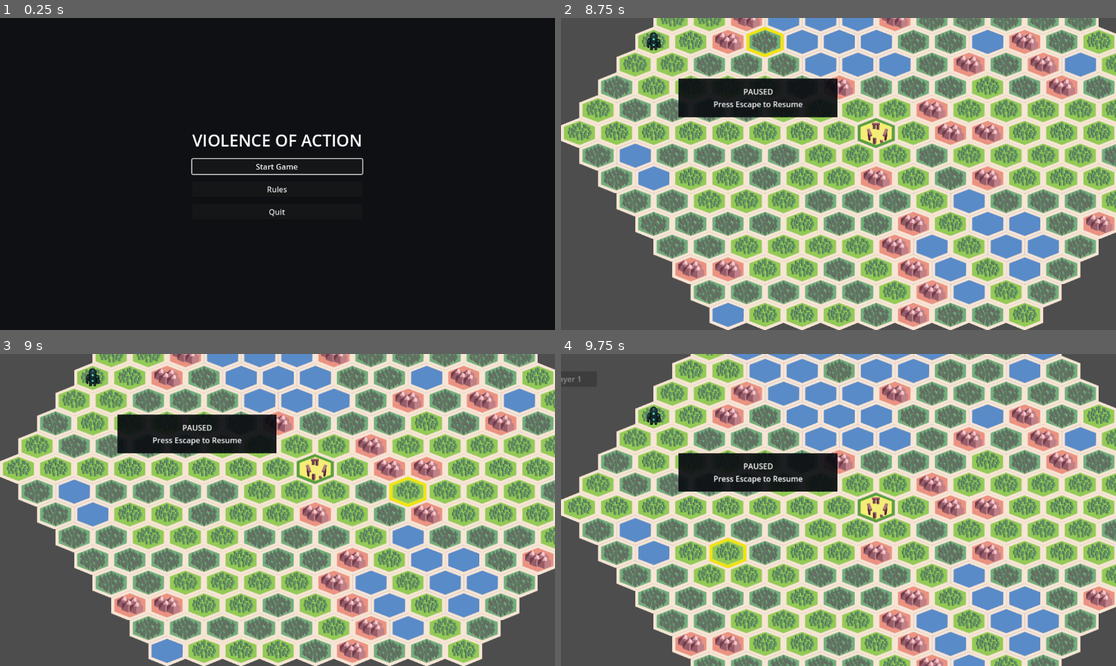
Above: before the commit, frames 1-4 (two rows, left to right).
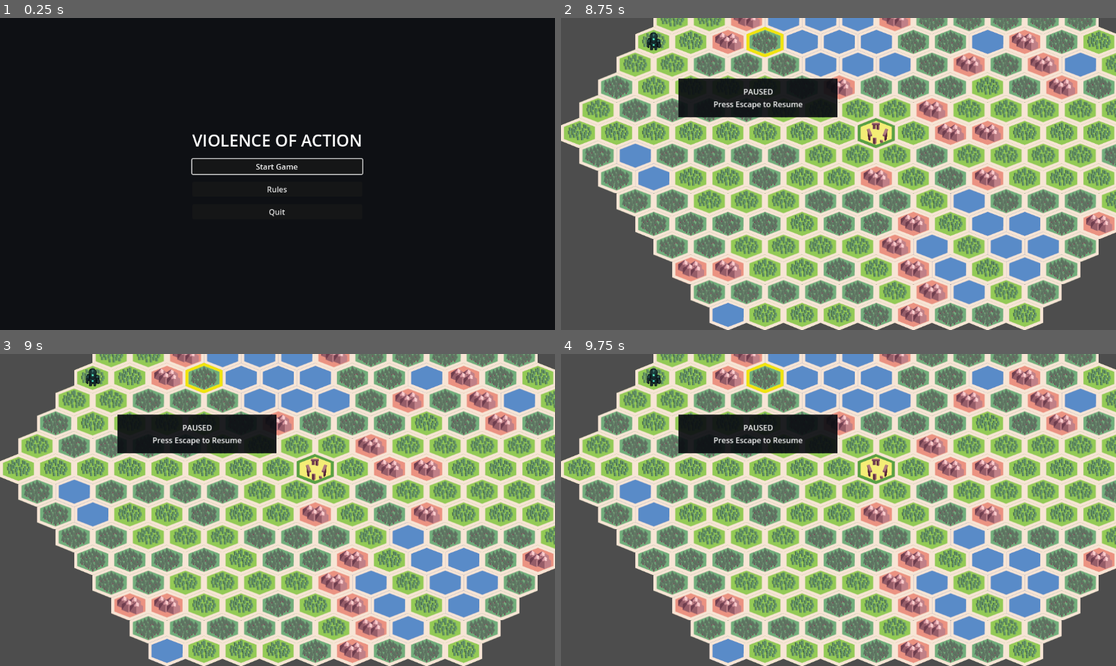
Above: after the commit, the same moments.

Repository: Gitchegumi/Violence-of-Action
Game: Godot game, scene res://scenes/ui/main_menu.tscn
The game is run twice, just before and just after one commit, with the same random seed, the same clock (stepped at 60 frames per second) and the same inputs.
Inputs (mouse positions are in pixels of both pictures, inside the frame that each line leads up to):
- Up to frame 1 (0.25 s): no input
- Up to frame 2 (8.75 s): click "Start Game" at 0.5 s; click (838, 180) at 1.27 s; type "12" at 1.35 s; click "Start Game" at 2 s; click "Start" at 2.75 s; tap Enter (ui_accept) at 3.5, 3.77, 4.25, 5, 6.5, 8, 8.27 s; move the mouse to (810, 236) at 3.52 s; hold Up (ui_up) 3.53-4.25 s; tap P at 3.6, 5.1 s; click (810, 236) at 3.67 s; tap 1 at 3.8, 5.3, 8.3 s; drag from (1005, 220) to (810, 236) at 4.27 s; move the mouse to (672, 127) at 5.02 s; hold Left (ui_left) 5.03-5.75 s; click (672, 127) at 5.17 s; click "Shardwalker (2)" at 5.75 s; drag from (655, 124) to (672, 127) at 6.52 s; click "Attack" at 7.25 s; move the mouse to (755, 96) at 8.02 s; hold Down (ui_down) from 8.03 s (still down); hold Shift from 8.03 s (still down); click (755, 96) at 8.17 s; tap Escape (ui_cancel) at 8.65 s
- Up to frame 3 (9 s): release Down (ui_down) at 8.75 s; release Shift at 8.75 s; drag from (399, 494) to (94, 378) at 8.77 s
- Up to frame 4 (9.75 s): tap Enter (ui_accept) at 9.5 s; move the mouse to (727, 525) at 9.52 s; hold Up (ui_up) from 9.53 s (still down); tap Ctrl at 9.6 s; click (727, 525) at 9.67 s

Frames 1-2 are identical in both runs. In frame 3, 0.4% of the frame differs, in the area x 33-77%, y 2-49%; in frame 4, 76%, in the area x 0-100%, y 0-100%.

Commit message:
fix(state): enforce pause and deployment boundaries
Keep the gameplay subtree pausable while a dedicated input node handles resume. Restrict production to initial deployment and Marshal Troops, remove free debug placement, require explicit unit ownership, and add scene-level regressions.

Diff:
--- a/scenes/main.tscn
+++ b/scenes/main.tscn
@@ -1,12 +1,17 @@
-[gd_scene load_steps=5 format=3 uid="uid://b6163kstksqqe"]
+[gd_scene load_steps=6 format=3 uid="uid://b6163kstksqqe"]
 
 [ext_resource type="PackedScene" uid="uid://c6i7i5yoovjsh" path="res://scenes/tileMap.tscn" id="1_o5qli"]
 [ext_resource type="Script" uid="uid://cp41w75xohqfi" path="res://scripts/main.gd" id="1_sugp2"]
 [ext_resource type="PackedScene" uid="uid://1rpkc5flac0n" path="res://scenes/ui/unit_info_panel.tscn" id="2_0wfyh"]
 [ext_resource type="Script" path="res://scripts/systems/resource_manager.gd" id="3_resource"]
+[ext_resource type="Script" path="res://scripts/pause_input.gd" id="4_pause"]
 
 [node name="Main" type="Node2D"]
 script = ExtResource("1_sugp2")
+
+[node name="PauseInput" type="Node" parent="."]
+process_mode = 3
+script = ExtResource("4_pause")
 
 [node name="ResourceManager" type="Node" parent="."]
 script = ExtResource("3_resource")
@@ -35,7 +40,6 @@
 text = "Ready Player 1"
 
 [node name="PauseOverlay" type="ColorRect" parent="."]
-process_mode = 3
 visible = false
 offset_left = 360.0
 offset_top = 250.0
--- a/scripts/main.gd
+++ b/scripts/main.gd
@@ -1,7 +1,6 @@
 extends Node
 
 func _ready():
-	process_mode = Node.PROCESS_MODE_ALWAYS
 	var tile_map := $TileMapLayer
 	$ResourceManager.essence_changed.connect(_on_essence_changed)
 	_on_essence_changed(0, $ResourceManager.get_essence(0), 0, "initial")
@@ -27,15 +26,6 @@
 func _on_essence_changed(player_id: int, total: int, _delta: int, _reason: String) -> void:
 	if player_id == GameState.active_player_id:
 		$EssenceLabel.text = "Player %d Essence: %d" % [player_id + 1, total]
-
-
-func _unhandled_key_input(event: InputEvent) -> void:
-	if event is InputEventKey and event.pressed and not event.echo and event.keycode == KEY_ESCAPE:
-		if GameState.current_state in [GameState.State.INITIAL_DEPLOYMENT, GameState.State.PLAYING]:
-			GameState.pause_game()
-		elif GameState.current_state == GameState.State.PAUSED:
-			GameState.resume_game()
-		get_viewport().set_input_as_handled()
 
 
 func _on_advance_phase_pressed() -> void:
--- /dev/null
+++ b/scripts/pause_input.gd
@@ -0,0 +1,11 @@
+extends Node
+
+
+func _unhandled_key_input(event: InputEvent) -> void:
+	if not event is InputEventKey or not event.pressed or event.echo or event.keycode != KEY_ESCAPE:
+		return
+	if GameState.current_state in [GameState.State.INITIAL_DEPLOYMENT, GameState.State.PLAYING]:
+		GameState.pause_game()
+	elif GameState.current_state == GameState.State.PAUSED:
+		GameState.resume_game()
+	get_viewport().set_input_as_handled()
--- a/scripts/tile_map.gd
+++ b/scripts/tile_map.gd
@@ -598,7 +598,7 @@
 			_deploy_log("Unit found at tile %s: %s" % [str(map_pos), unit_on_tile.name])
 			_show_action_radial(map_pos, unit_on_tile)
 			emit_signal("unit_selected", unit_on_tile)
-		elif is_in_deployment_zone(map_pos, GameState.active_player_id):
+		elif _can_deploy_at(map_pos):
 			_deploy_log("Empty deployment tile %s" % str(map_pos))
 			_show_radial_menu(map_pos)
 			emit_signal("unit_selected", null)
@@ -611,14 +611,14 @@
 		selected_tile = map_pos
 		selection_layer.set_cell(selected_tile, 0, objective_type.atlas_coord)
 
-	# Press P to place a unit on the currently selected tile (if valid)
+	# Press P to open the normal purchase flow on the selected tile.
 	if event is InputEventKey and event.pressed and event.keycode == KEY_P:
 		if selected_tile != Vector2i(-1, -1):
-			if is_in_deployment_zone(selected_tile, GameState.active_player_id):
-				troop_manager.place_unit(selected_tile)
+			if _can_deploy_at(selected_tile):
+				_show_radial_menu(selected_tile)
 				get_viewport().set_input_as_handled()
 			else:
-				print("Cannot place unit outside of deployment zone.")
+				print("Cannot deploy on this tile during the current phase.")
 
 	# F recenters on the selected hex (including a selected unit's hex).
 	if event is InputEventKey and event.pressed and event.keycode == KEY_F:
@@ -637,6 +637,9 @@
 
 func _show_radial_menu(origin_tile: Vector2i):
 	"""Show the DEPLOY radial at an empty deployment tile with real units."""
+	if not _can_deploy_at(origin_tile):
+		_deploy_log("Deploy radial rejected outside an eligible deployment tile or phase")
+		return
 	if radial_menu_instance:
 		_close_radial_menu("new_location")
 
@@ -736,7 +739,7 @@
 	"""Supply the radial menu with current validation context (T024)."""
 	return {
 		"resources": get_player_essence(),
-		"tile_valid": is_in_deployment_zone(radial_origin, GameState.active_player_id),
+		"tile_valid": _can_deploy_at(radial_origin),
 		"tile_occupied": troop_manager.get_unit_at_map_coord(radial_origin) != null,
 		"now_ms": Time.get_ticks_msec(),
 	}
@@ -750,6 +753,11 @@
 
 func _on_radial_unit_selected(unit_id: String, origin: Vector2i):
 	"""Reserve essence, place the real unit, and refund any rejected placement."""
+	if not _can_deploy_at(origin):
+		_deploy_log("Deployment rejected outside an eligible tile or phase")
+		deploy_placement_failed.emit("deployment_not_allowed", origin, unit_id)
+		_close_radial_menu("deployment_not_allowed")
+		return
 	var data: UnitType = troop_manager.catalog.get(unit_id)
 	if data == null or _find_radial_unit(unit_id).is_empty():
 		_deploy_log("Unknown deployment unit rejected: %s" % unit_id)
@@ -770,6 +778,18 @@
 		radial_menu_instance.revalidate_affordability(get_player_essence())
 	emit_signal("deploy_unit_selected", unit_id, origin)
 	_close_radial_menu("placed")
+
+
+func _can_deploy_at(origin: Vector2i) -> bool:
+	return _is_deployment_phase() \
+		and is_in_deployment_zone(origin, GameState.active_player_id) \
+		and troop_manager.get_unit_at_map_coord(origin) == null
+
+
+func _is_deployment_phase() -> bool:
+	return GameState.current_state == GameState.State.INITIAL_DEPLOYMENT \
+		or (GameState.current_state == GameState.State.PLAYING \
+		and GameState.current_phase == GameState.TurnPhase.MARSHAL_TROOPS)
 
 func _on_radial_action_selected(action_id: String, origin: Vector2i):
 	"""Dispatch a selected unit action, then close the action radial."""
--- a/scripts/troop_manager.gd
+++ b/scripts/troop_manager.gd
@@ -51,7 +51,7 @@
 	else:
 		push_warning("Unknown unit id: " + id)
 
-func place_unit(map_pos: Vector2i, player_id: int = 0) -> bool:
+func place_unit(map_pos: Vector2i, player_id: int) -> bool:
 	if tile_map == null: return false
 	if units_on_map.has(map_pos): return false
 	if current_unit_id == "" or not catalog.has(current_unit_id):
--- a/tests/integration/test_deploy_real_units.gd
+++ b/tests/integration/test_deploy_real_units.gd
@@ -8,21 +8,23 @@
 var MockUnit = preload("res://tests/unit/mock_unit.gd")
 var MainScene = preload("res://scenes/main.tscn")
 
+
+func before_each():
+	get_tree().paused = false
+	GameState.begin_match({"player_count": 2, "seed": 982451653})
+
+
+func after_each():
+	get_tree().paused = false
+	GameState.return_to_menu()
+	GameState.active_player_id = 0
+
+
 func _gameplay_tile_map():
 	var main = MainScene.instantiate()
 	add_child_autofree(main)
 	await get_tree().process_frame
 	return main.get_node("TileMapLayer")
-
-func _land_tiles(tile_map, required: int) -> Array[Vector2i]:
-	var result: Array[Vector2i] = []
-	for coord in tile_map.terrain_data_map:
-		var terrain: TerrainType = tile_map.terrain_data_map[coord]
-		if terrain != null and terrain.passable_by == "land":
-			result.append(coord)
-			if result.size() == required:
-				break
-	return result
 
 func test_shard_walker_loads_from_catalog():
 	var tm = TroopManagerScript.new()
@@ -85,8 +87,8 @@
 	var tile_map = await _gameplay_tile_map()
 	var scavenger: UnitType = tile_map.troop_manager.catalog.get("battlefield_scavenger")
 	assert_not_null(scavenger, "production catalog exposes Battlefield Scavenger data")
-	var land_tiles := _land_tiles(tile_map, 2)
-	assert_eq(land_tiles.size(), 2, "generated map has two deployable land tiles")
+	var land_tiles: Array = tile_map.deployment_zones_data[GameState.active_player_id].slice(0, 2)
+	assert_eq(land_tiles.size(), 2, "active player has two deployable land tiles")
 	var stale_quote: Dictionary = tile_map._unit_type_to_dict("battlefield_scavenger", scavenger)
 	assert_eq(stale_quote.unit_cost, 1, "first Scavenger quote uses first Fibonacci price")
 	tile_map.current_radial_units = [stale_quote]
@@ -98,3 +100,53 @@
 	tile_map._on_radial_unit_selected("battlefield_scavenger", land_tiles[1])
 	assert_eq(tile_map.get_player_essence(), 9, "second Scavenger charges the live Fibonacci price")
 	assert_eq(tile_map.troop_manager.count_units("battlefield_scavenger", 0), 2)
+
+
+func test_deployment_rejects_every_non_marshal_playing_phase_without_spending():
+	var tile_map = await _gameplay_tile_map()
+	GameState.start_playing_for_test(2)
+	var origin: Vector2i = tile_map.deployment_zones_data[0][0]
+	var scavenger: UnitType = tile_map.troop_manager.catalog.get("battlefield_scavenger")
+	var quote: Dictionary = tile_map._unit_type_to_dict("battlefield_scavenger", scavenger)
+	var starting_essence: int = tile_map.get_player_essence()
+	var blocked_phases := [
+		GameState.TurnPhase.START_TURN,
+		GameState.TurnPhase.MOVEMENT,
+		GameState.TurnPhase.COMBAT,
+		GameState.TurnPhase.RESOLVE,
+		GameState.TurnPhase.CLEAN_UP,
+	]
+	for blocked_phase in blocked_phases:
+		GameState.current_phase = blocked_phase
+		tile_map.current_radial_units = [quote]
+		tile_map._on_radial_unit_selected("battlefield_scavenger", origin)
+		assert_eq(tile_map.get_player_essence(), starting_essence, "phase rejection spends no essence")
+		assert_eq(tile_map.troop_manager.count_units("battlefield_scavenger", 0), 0)
+
+
+func test_marshal_deployment_charges_and_assigns_the_active_player():
+	var tile_map = await _gameplay_tile_map()
+	GameState.start_playing_for_test(2)
+	GameState.active_player_id = 1
+	GameState.current_phase = GameState.TurnPhase.MARSHAL_TROOPS
+	var origin: Vector2i = tile_map.deployment_zones_data[1][0]
+	var scavenger: UnitType = tile_map.troop_manager.catalog.get("battlefield_scavenger")
+	tile_map.current_radial_units = [tile_map._unit_type_to_dict("battlefield_scavenger", scavenger)]
+	var starting_essence: int = tile_map.get_player_essence()
+	tile_map._on_radial_unit_selected("battlefield_scavenger", origin)
+	assert_eq(tile_map.get_player_essence(), starting_essence - 1)
+	assert_eq(tile_map.troop_manager.count_units("battlefield_scavenger", 0), 0)
+	assert_eq(tile_map.troop_manager.count_units("battlefield_scavenger", 1), 1)
+
+
+func test_p_shortcut_opens_purchase_flow_without_free_placement():
+	var tile_map = await _gameplay_tile_map()
+	tile_map.selected_tile = tile_map.deployment_zones_data[0][0]
+	var starting_essence: int = tile_map.get_player_essence()
+	var shortcut := InputEventKey.new()
+	shortcut.keycode = KEY_P
+	shortcut.pressed = true
+	tile_map._unhandled_input(shortcut)
+	assert_not_null(tile_map.radial_menu_instance, "shortcut opens the purchase radial")
+	assert_eq(tile_map.get_player_essence(), starting_essence, "opening purchase flow spends nothing")
+	assert_eq(tile_map.troop_manager.get_units_for_player(0).size(), 0, "shortcut cannot place a free unit")
--- a/tests/unit/test_game_state.gd
+++ b/tests/unit/test_game_state.gd
@@ -105,3 +105,23 @@
 	main.get_node("AdvancePhaseButton").pressed.emit()
 	assert_eq(GameState.current_state, GameState.State.PLAYING)
 	assert_eq(GameState.current_phase, GameState.TurnPhase.START_TURN)
+
+
+func test_paused_real_scene_blocks_gameplay_processing_and_input():
+	GameState.begin_match({"player_count": 2})
+	var main = MainScene.instantiate()
+	add_child_autofree(main)
+	await get_tree().process_frame
+	var tile_map = main.get_node("TileMapLayer")
+	var starting_essence: int = tile_map.get_player_essence()
+	assert_true(GameState.pause_game())
+	assert_false(main.can_process(), "gameplay root is pausable")
+	assert_false(tile_map.can_process(), "tile map cannot process behind pause overlay")
+	assert_true(main.get_node("PauseInput").can_process(), "only pause input remains active")
+	assert_true(main.get_node("PauseOverlay").visible)
+	var debug_essence_input := InputEventKey.new()
+	debug_essence_input.keycode = KEY_1
+	debug_essence_input.pressed = true
+	Input.parse_input_event(debug_essence_input)
+	await get_tree().process_frame
+	assert_eq(tile_map.get_player_essence(), starting_essence, "paused input cannot mutate gameplay")
